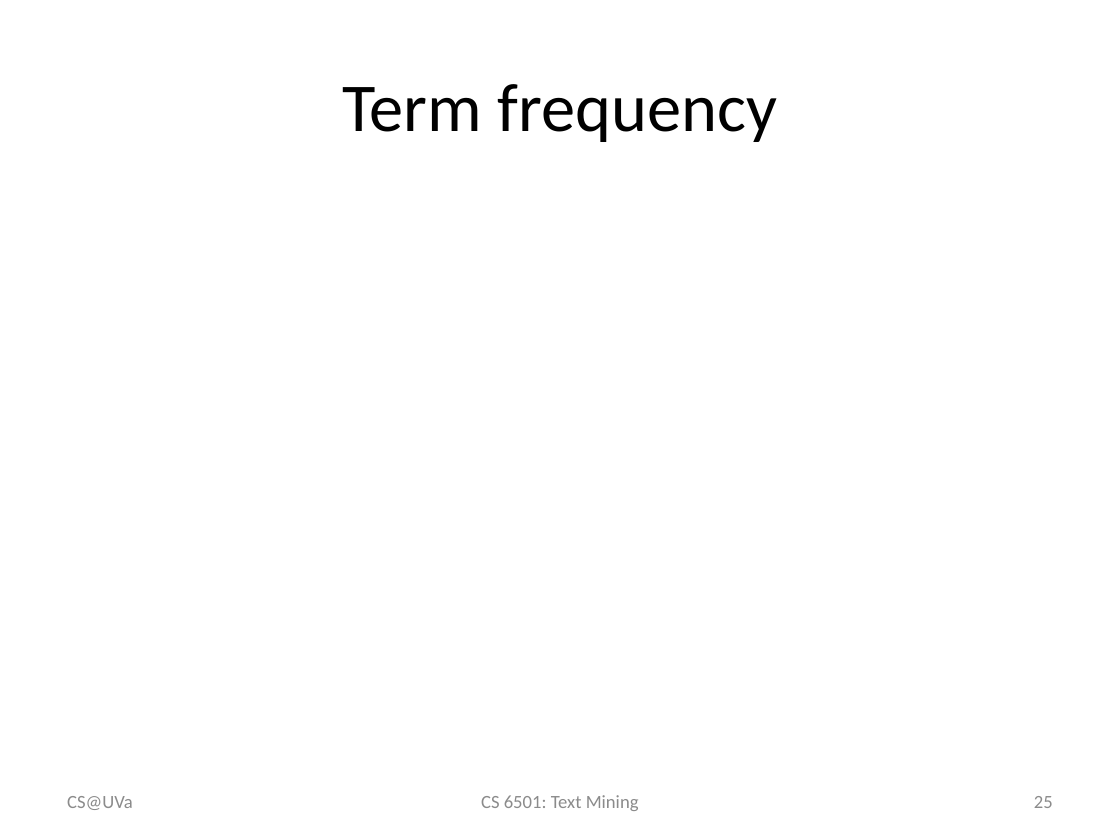
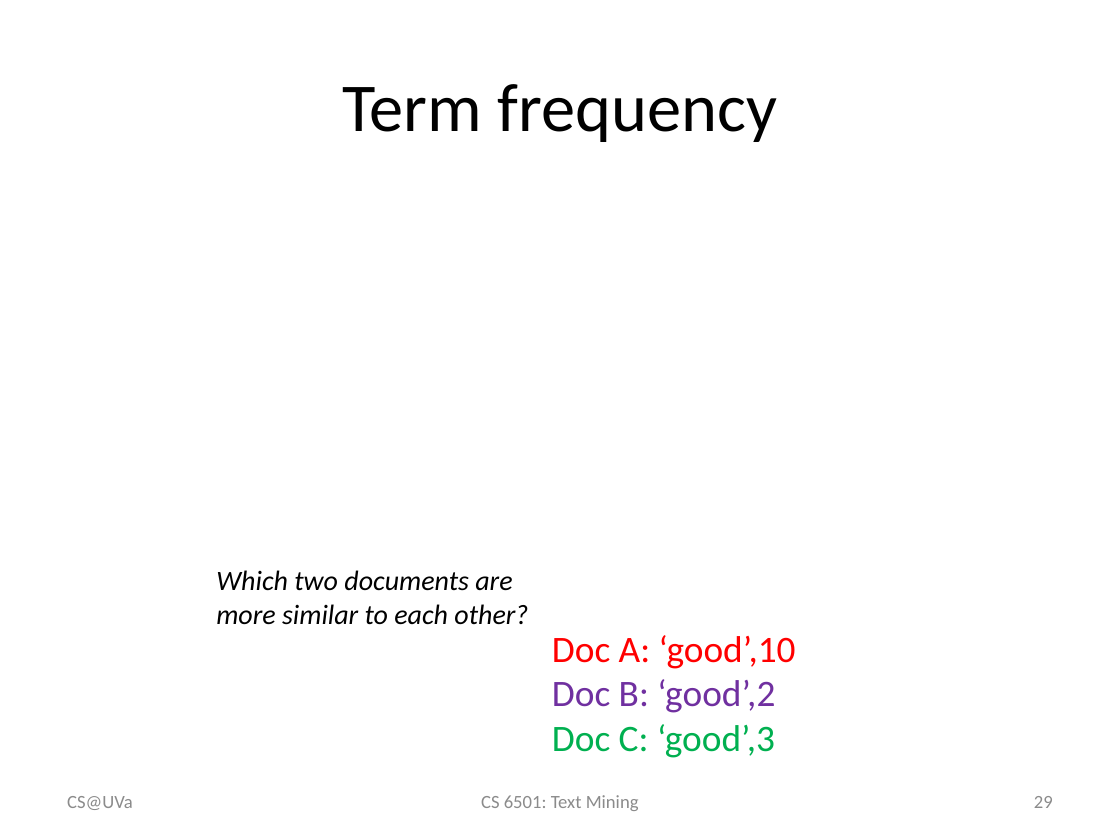
Before and after one commit to wang296/CS6501-Text-Mining, a slide deck: slide 29 of docs/VS model.pptx (slide 25 before the commit). Drawn at 1120x840 pixels with LibreOffice and Linux fonts; fonts in the diff are those of the drawing; grey boxes stand for pictures. Boxes give left, top, right and bottom in pixels: in the first picture for what was removed or moved away, otherwise in the second. Text is boxed around its words. In the diff, an @@ line names an element or a change of style, - is before the commit and + after.

```diff
--- a/docs/VS model.pptx
+++ b/docs/VS model.pptx
@@ text added at (216,570,528,625), 18 pt, text #000000, italic @@
+Which two documents are more similar to each other?
@@ text added at (552,635,796,758), 24 pt, text #FF0000 @@
+Doc A: ‘good’,10
+Doc B: ‘good’,2
+Doc C: ‘good’,3
@@ page number at (1034,796,1053,808): text changed @@
-25
+29
```
Also in this commit, not shown: 1 other slide changed, 4 slides added, 4 other files.
